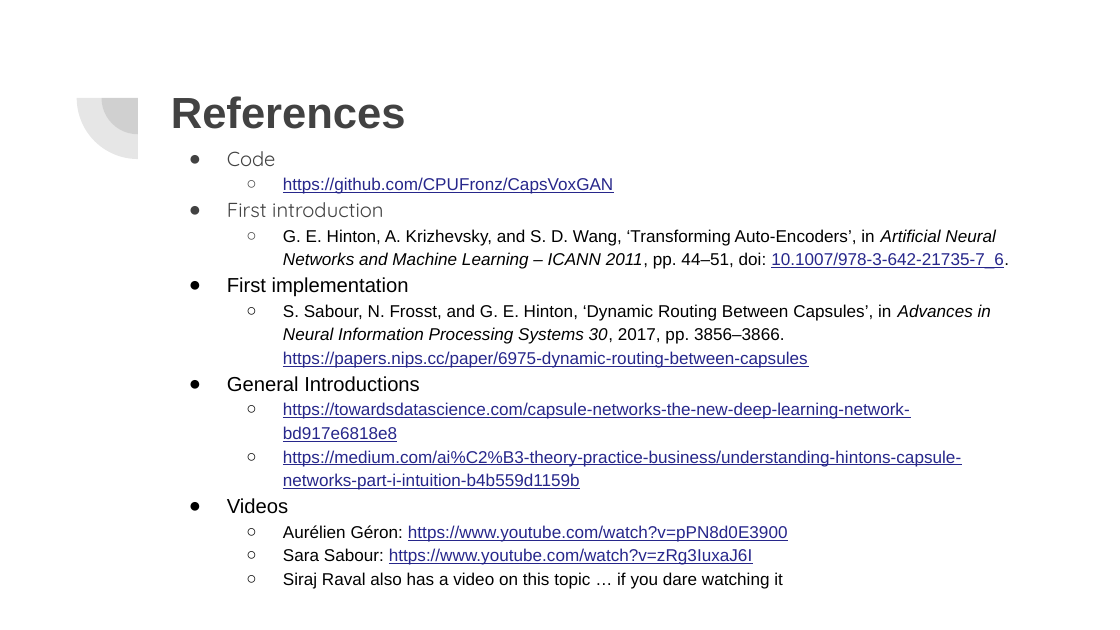
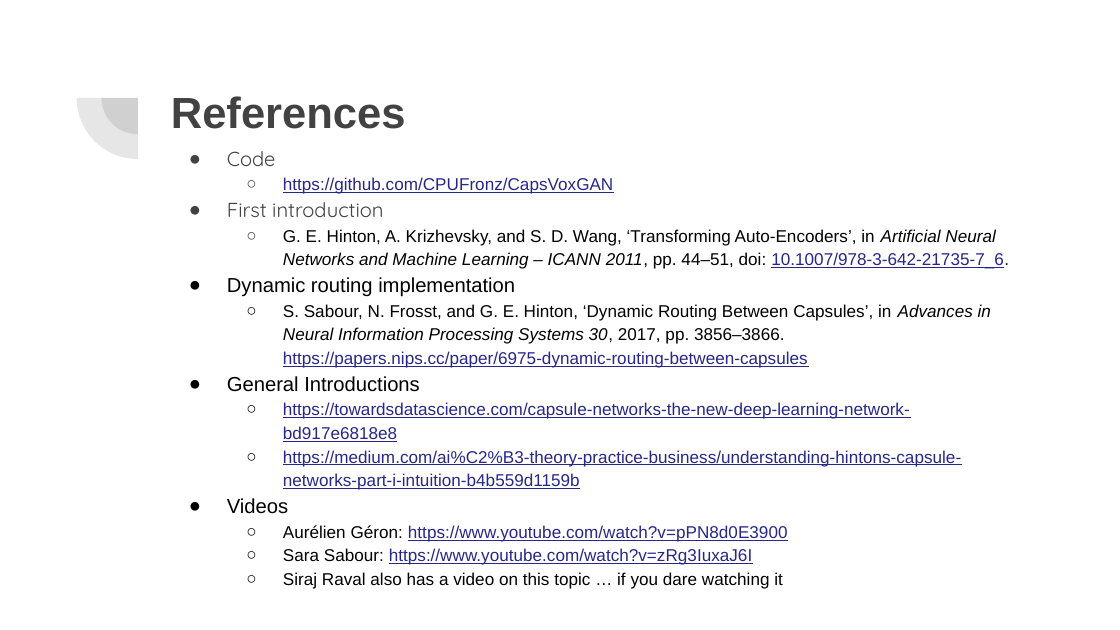
Before and after one commit to CPUFronz/CapsVoxGAN, a slide deck: slide 5 of report/CapsVoxGAN.odp. Drawn at 1120x630 pixels with LibreOffice and Linux fonts; fonts in the diff are those of the drawing. Boxes give left, top, right and bottom in pixels: in the first picture for what was removed or moved away, otherwise in the second. Text is boxed around its words. In the diff, an @@ line names an element or a change of style, - is before the commit and + after.

```diff
--- a/report/CapsVoxGAN.odp
+++ b/report/CapsVoxGAN.odp
@@ text at box(227, 277, 515, 297): text changed @@
-● First implementation
+● Dynamic routing implementation
```
Also in this commit, not shown: 1 other slide changed.
